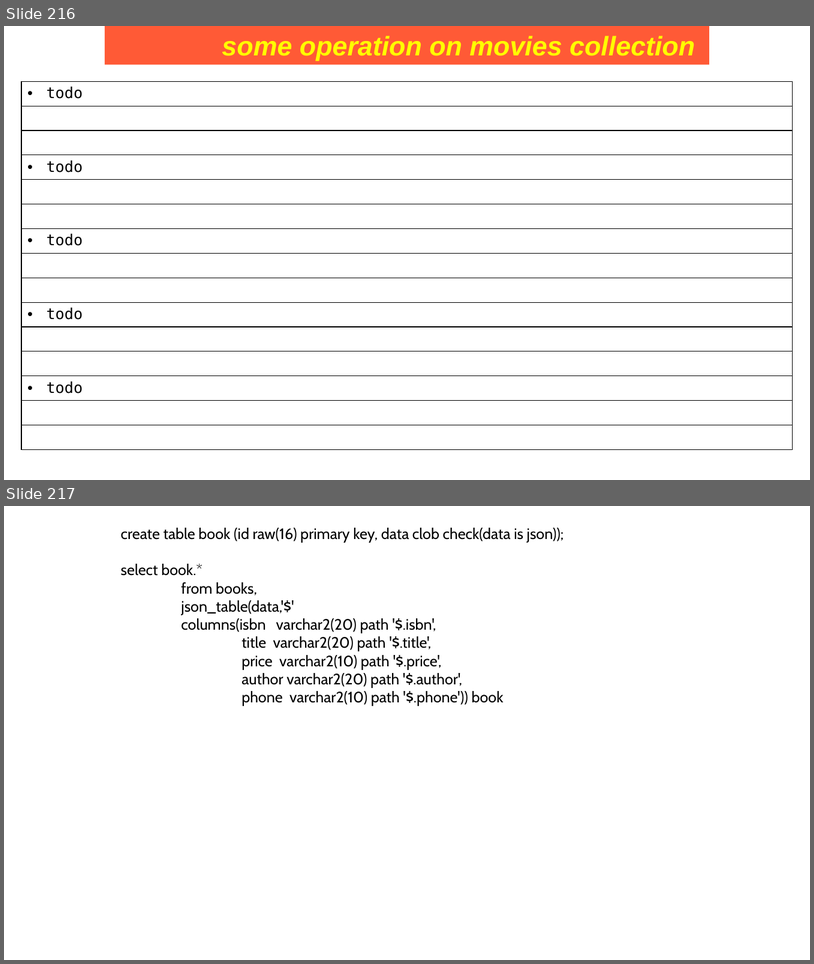
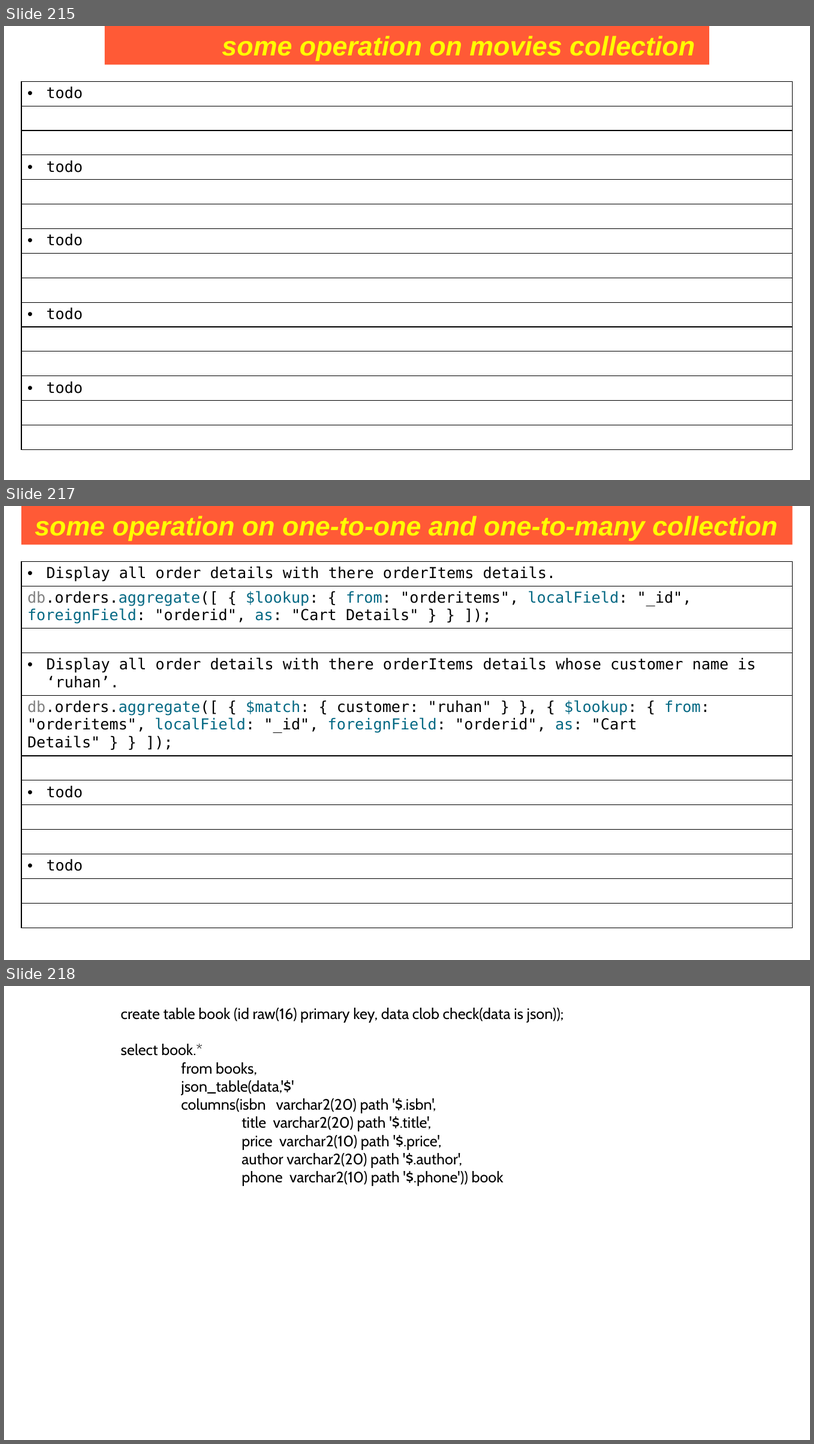
Before and after one commit to Saleel-Bagde/PPT-s, a slide deck: MongoDB PPT.pptx. Shown one above the other, each under a label of ours: slides 216 and 217 before the commit, slides 215, 217 and 218 after it; the slides between them are not shown. The pictures are 814x964 and 814x1444 pixels, drawn with LibreOffice and Linux fonts; fonts in the diff are those of the drawing. Boxes give left, top, right and bottom in pixels: in the first picture for what was removed or moved away, otherwise in the second. Text is boxed around its words. In the diff, an @@ line names an element or a change of style, - is before the commit and + after.

```diff
--- a/MongoDB PPT.pptx
+++ b/MongoDB PPT.pptx
@@ slide 217 added at [4,506,810,960], background #FFFFFF @@
@@ rectangle added at [21,506,794,545], fill #FF5A36, 32 pt, text #FFFF00, bold, italic @@
+some operation on one-to-one and one-to-many collection
@@ table added at [21,562,794,910], 12 rows, 1 columns @@
+Display all order details with there orderItems details.
+db.orders.aggregate([ { $lookup: { from: "orderitems", localField: "_id", foreignField: "orderid", as: "Cart Details" } } ]);
+
+Display all order details with there orderItems details whose customer name is ‘ruhan’.
+db.orders.aggregate([ { $match: { customer: "ruhan" } }, { $lookup: { from: "orderitems", localField: "_id", foreignField: "orderid", as: "Cart Details" } } ]);
+
+todo
+
+
+todo
+
+
@@ what was slide 216 is now slide 215 @@
@@ what was slide 217 is now slide 218 @@
```
Also in this commit, not shown: 1 slide changed, 1 other slide added, 1 slide removed.
